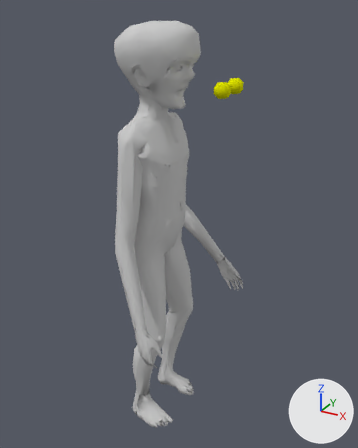
An edit to the Blender file data/creatures/alien/alien.blend, drawn before and after from the same camera.
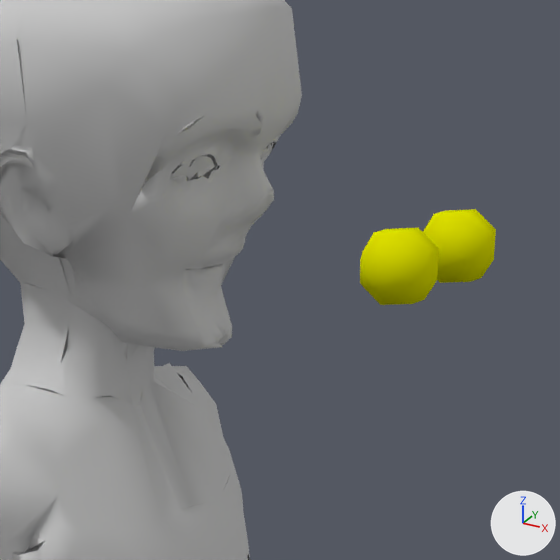
Each version is shown whole from a 50 mm camera at (0.69, -1.135, 1.243) aimed at (0.052, 0.025, 0.663), then close up on the part from 38% to 72% of the width and 7% to 35% of the height. Lighting does not change. The marker at lower right points along +X, +Y and +Z.

Objects in the first close-up: 'Body', 'EyeLeft', 'EyeRight'.
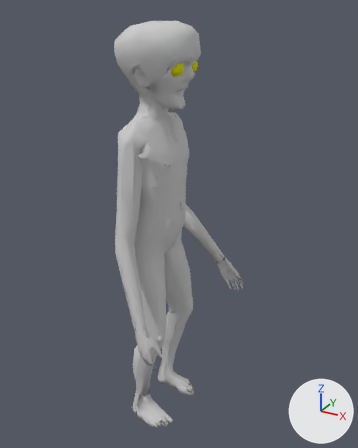
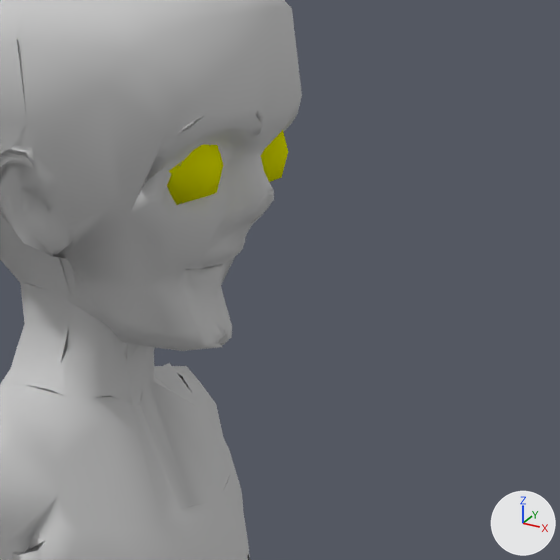
Pixel boxes [x1, y1, x2, y2] of what changed, in the close-ups (560 x 560 px):
'EyeRight', moved, turned
    before: [360, 228, 439, 305]
    after: [167, 144, 223, 205]
'EyeLeft', moved, turned
    before: [423, 209, 496, 283]
    after: [261, 130, 288, 182]

Edits to the bpy script that builds the scene:
```text
Change ob_eyeright:
    ob_eyeright.location: (0.2138, -0.0404, 1.0591) -> (0.087, -0.0404, 1.1043)
    ob_eyeright.rotation_euler: (1.833, 0.0, 1.571) -> (1.571, 0.0, 1.571)  # degrees (105, 0, 90) -> degrees (90, 0, 90)
Change ob_eyeleft:
    ob_eyeleft.location: (0.2139, 0.0364, 1.0596) -> (0.087, 0.0364, 1.1045)
    ob_eyeleft.rotation_euler: (1.833, 0.0, 1.571) -> (1.571, 0.0, 1.571)  # degrees (105, 0, 90) -> degrees (90, 0, 90)
```
